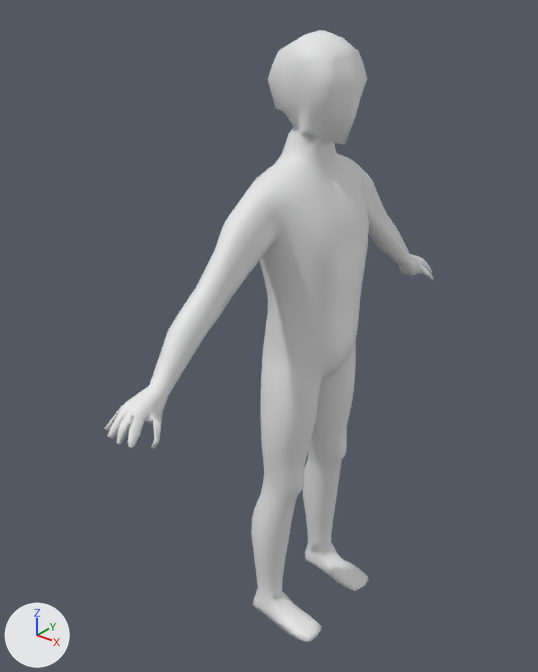
Before and after pictures for a commit that changed the Blender file Personnage_seul.blend.
Before and after are seen from a 50 mm camera at (1.102, -1.547, 1.889) aimed at (-0.13, -0.007, 0.934). The axes (+X, +Y, +Z) are drawn at lower left. The lights are the same throughout.

The older version as bpy lines, for what is in view:
```python
me_cube_051 = bpy.data.meshes.new('Cube.051')
me_cube_051.from_pydata(...)  # 1217 vertices, 1278 faces, 6 loose edges; spans x -0.02..1.81, y -0.37..0.33, z 0.12..4.95
ob_personnage_002 = bpy.data.objects.new('Personnage.002', me_cube_051)
ob_personnage_002.location = (-0.018, 0.048, -0.078)
ob_personnage_002.rotation_euler = (0.0, 0.0, 1.565)  # degrees (0, 0, 90)
ob_personnage_002.scale = (0.393, 0.422, 0.373)
_m = ob_personnage_002.modifiers.new('Mirror', 'MIRROR')
```
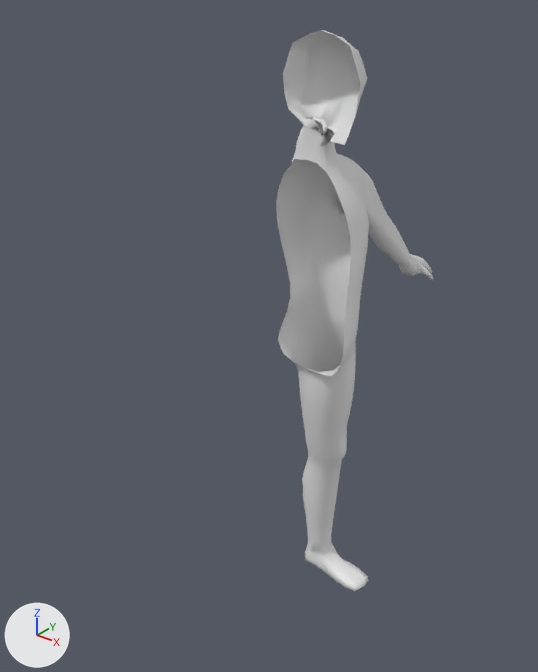
Commit message: update taille personnage

Where the newer file only moved an object's origin or applied its transform, the numbers keep the older frame.

Diff of the bpy script that builds the scene:
```diff
--- a/Personnage_seul.blend.py
+++ b/Personnage_seul.blend.py
@@ ob_personnage_002 @@
 ob_personnage_002.scale = (0.393, 0.422, 0.373)
-_m = ob_personnage_002.modifiers.new('Mirror', 'MIRROR')
```

Changed parts and their boxes (x1, y1, x2, y2) in the pictures (538 x 672 px):
'Personnage.002', modifiers changed (52% narrower, 8% shorter): before (105, 30, 434, 642); after (276, 30, 434, 591)
